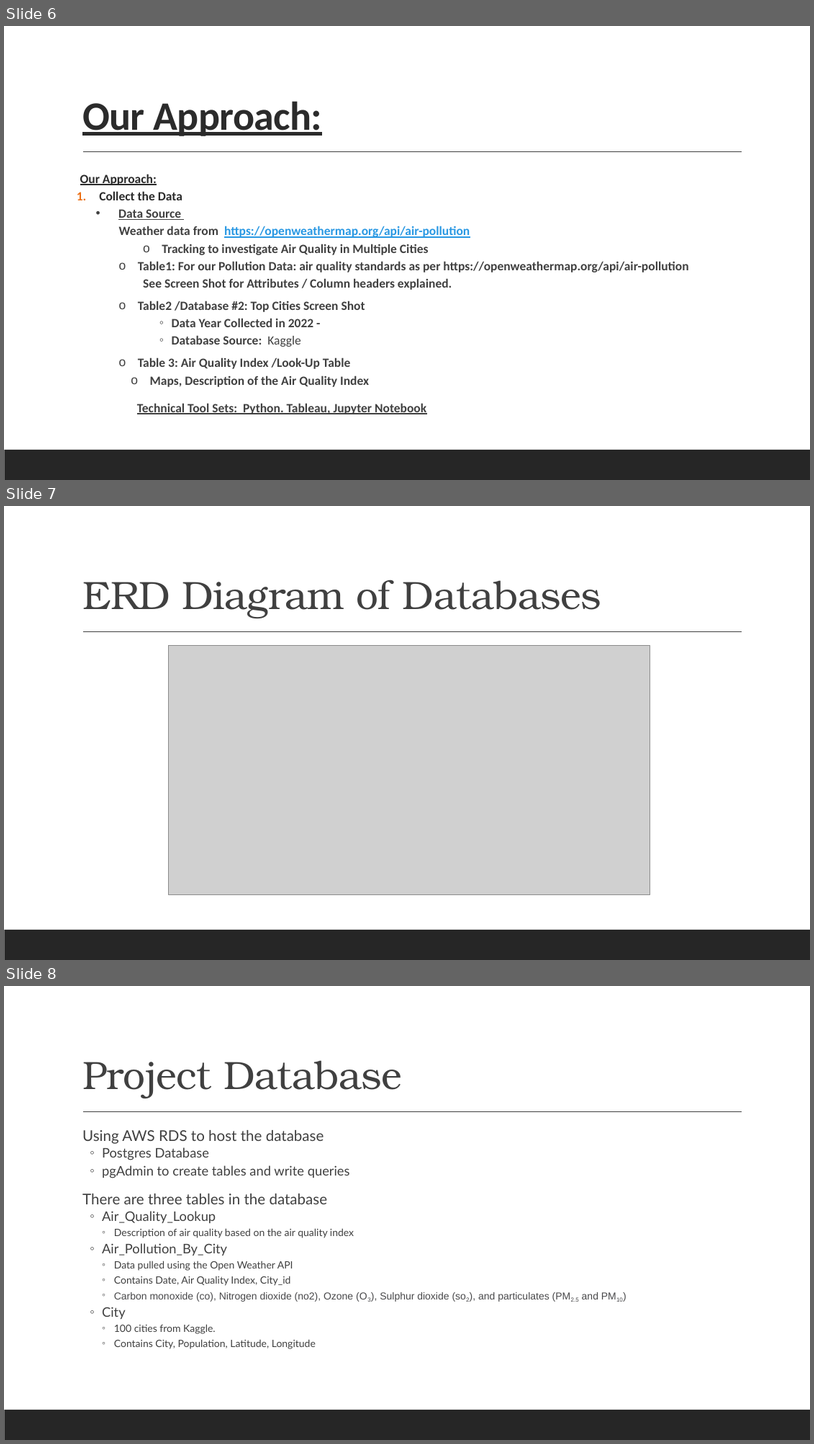
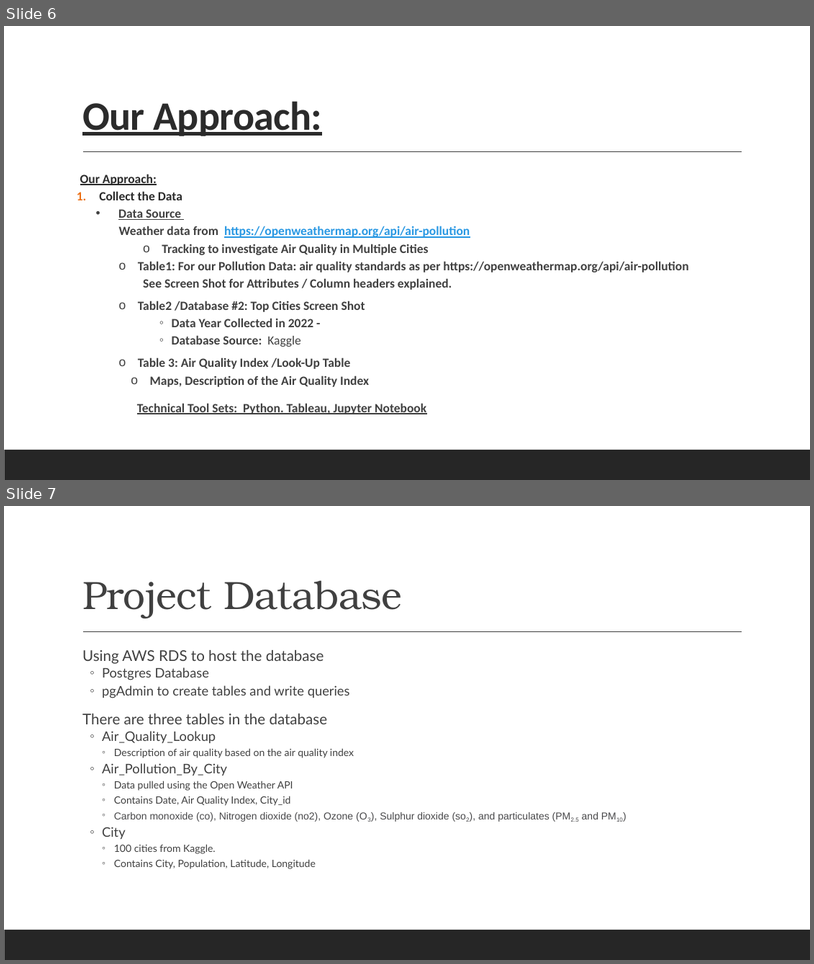
Before and after one commit to LouFoster/Group-C_FinalProject, a slide deck: C-Group v3_Final.pptx. Shown one above the other, each under a label of ours: slides 6, 7 and 8 before the commit, slides 6 and 7 after it. The pictures are 814x1444 and 814x964 pixels, drawn with LibreOffice and Linux fonts; fonts in the diff are those of the drawing; grey boxes stand for pictures. Boxes give left, top, right and bottom in pixels: in the first picture for what was removed or moved away, otherwise in the second. Text is boxed around its words. In the diff, an @@ line names an element or a change of style, - is before the commit and + after.

```diff
--- a/C-Group v3_Final.pptx
+++ b/C-Group v3_Final.pptx
@@ slide 7 removed at (4, 506, 810, 960), background #FFFFFF; not listed: 2 template elements that a slide beside it also shows @@
@@ title removed at (82, 579, 602, 618) @@
-ERD Diagram of Databases
@@ picture removed at (169, 646, 650, 894) @@
@@ what was slide 8 is now slide 7 @@
```
Also in this commit, not shown: 3 slides changed, 1 slide added, 1 other slide removed.
